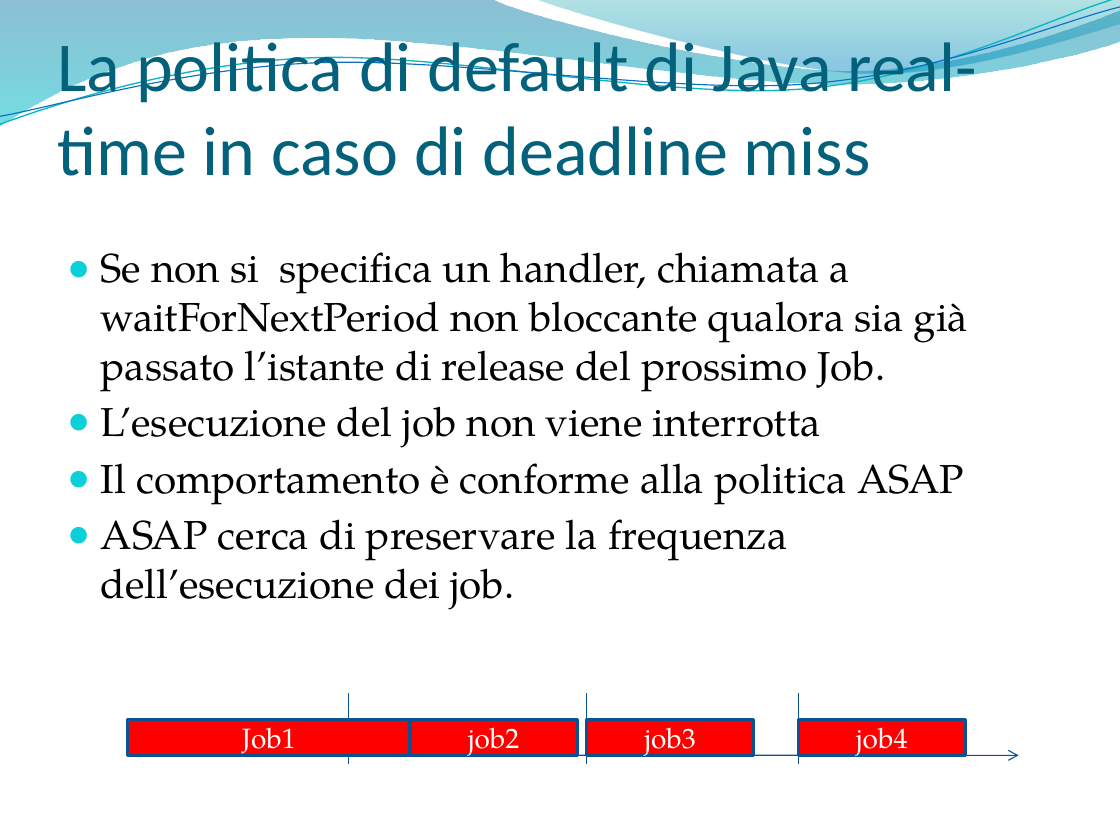
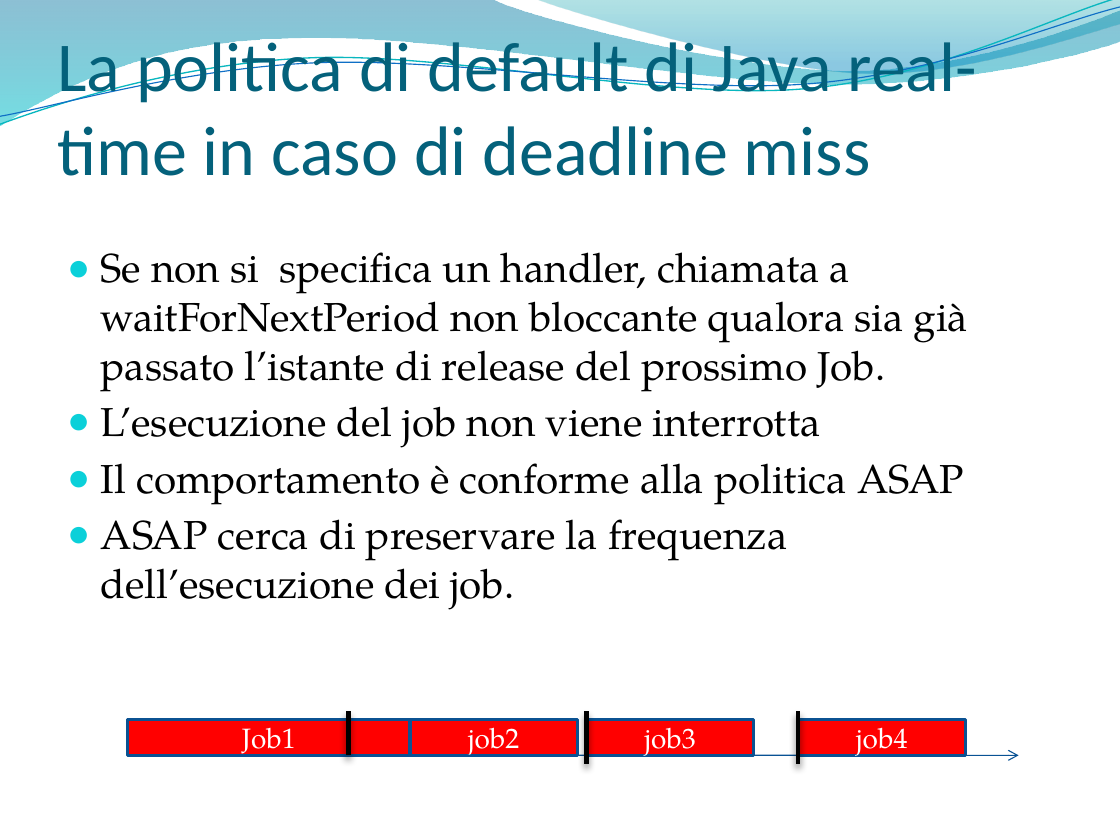
Before and after one commit to marconanni/provejavarealtime, a slide deck: slide 15 of SolarisNetBeansProjects/parti tesi/bozza presentazione.pptx (slide 18 before the commit). Drawn at 1120x840 pixels with LibreOffice and Linux fonts; fonts in the diff are those of the drawing; background and template pictures are left out. Boxes give left, top, right and bottom in pixels: in the first picture for what was removed or moved away, otherwise in the second. Text is boxed around its words. In the diff, an @@ line names an element or a change of style, - is before the commit and + after.

```diff
--- a/SolarisNetBeansProjects/parti tesi/bozza presentazione.pptx
+++ b/SolarisNetBeansProjects/parti tesi/bozza presentazione.pptx
@@ line moved from (348, 764) - (348, 693) to (348, 755) - (348, 711) @@
@@ line (348, 755) - (348, 711): stroke #095295 0.75 pt to #000000 3 pt @@
@@ line moved from (587, 764) - (587, 693) to (587, 764) - (587, 711) @@
@@ line (587, 764) - (587, 711): stroke #095295 0.75 pt to #000000 3 pt @@
@@ line moved from (799, 764) - (799, 693) to (799, 764) - (799, 711) @@
@@ line (799, 764) - (799, 711): stroke #095295 0.75 pt to #000000 3 pt @@
```
Also in this commit, not shown: 6 other slides changed, 3 slides removed.
